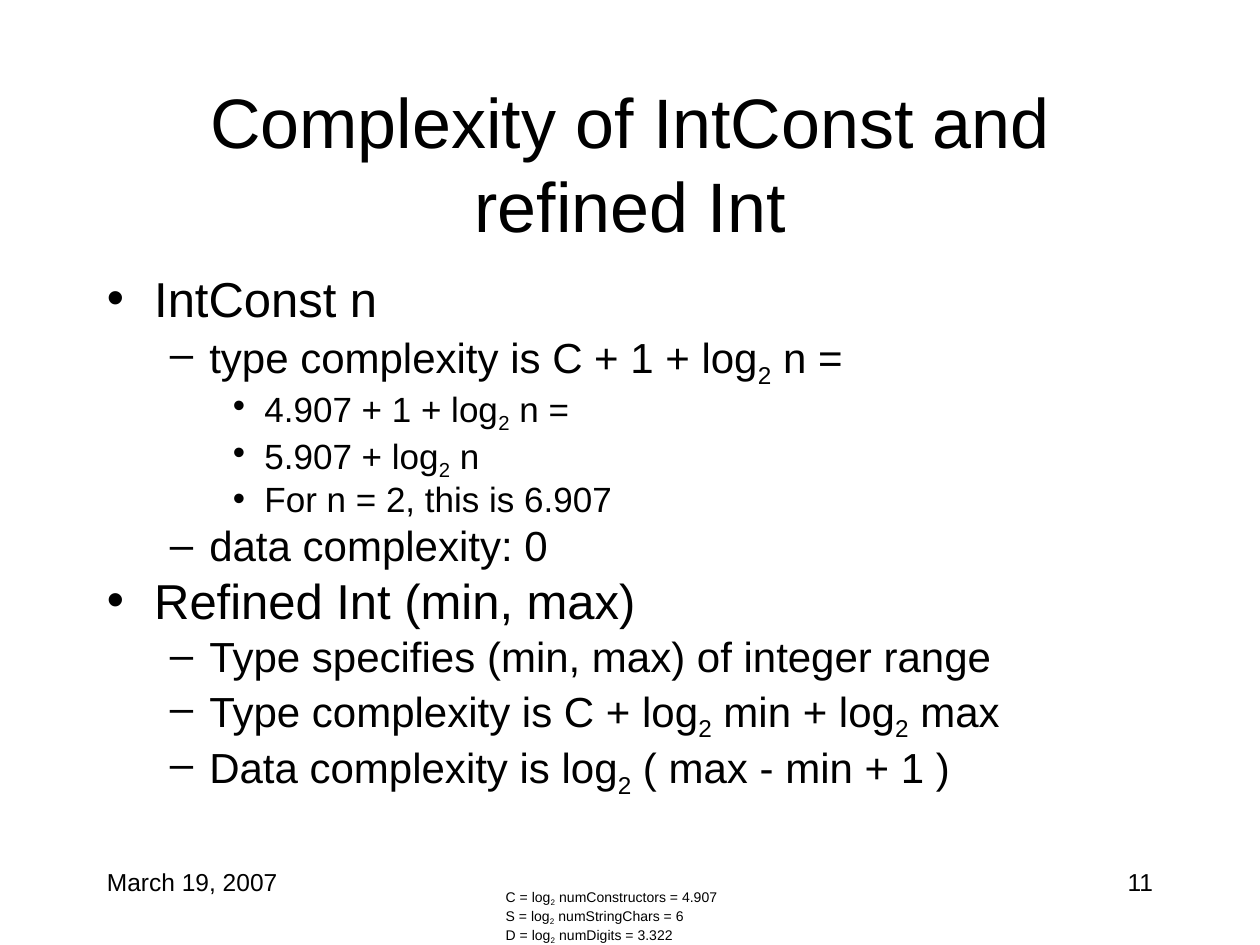
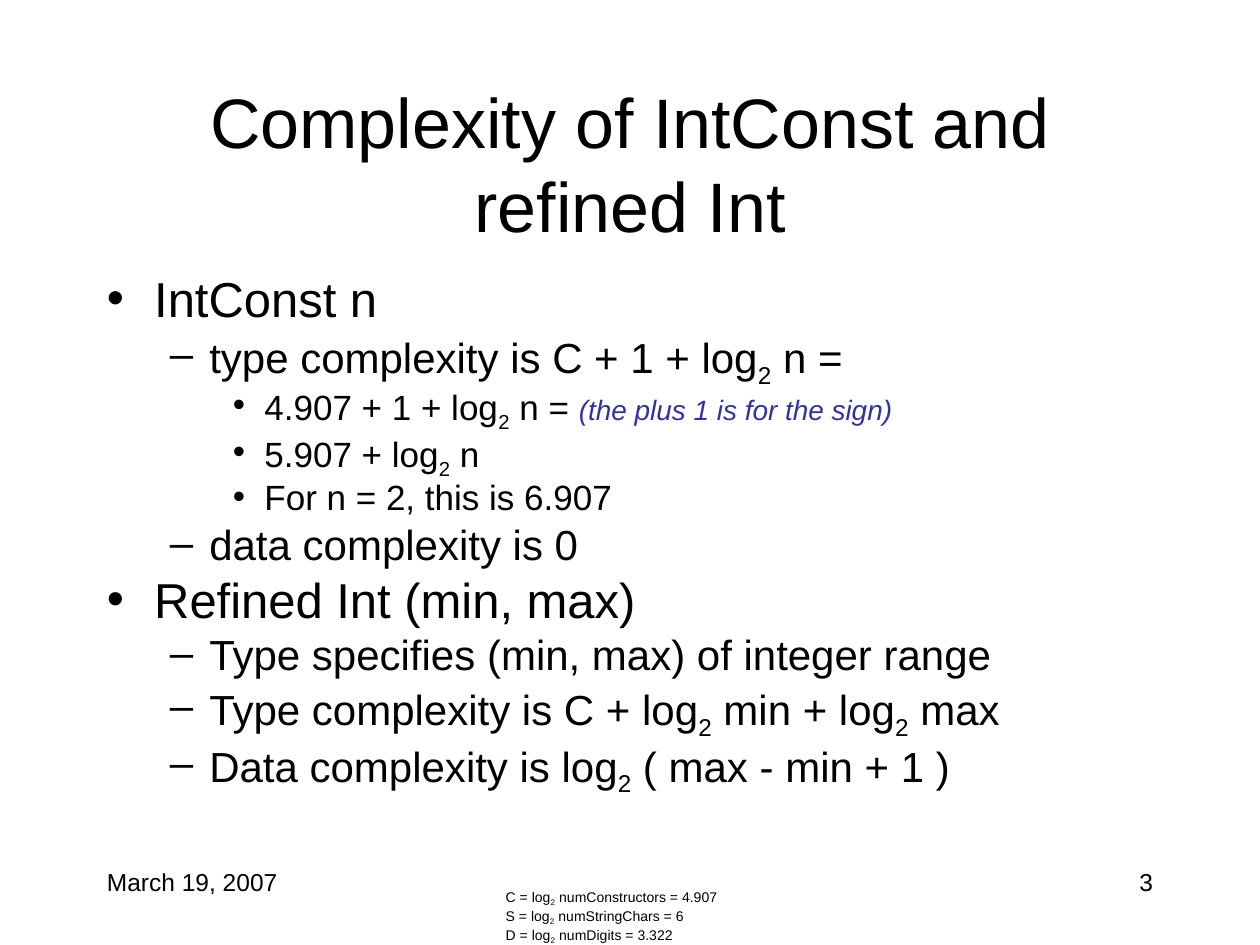
Before and after one commit to cornell-pl/forest, a slide deck: slide 3 of pads/documents/scoring/Comparisons.ppt (slide 11 before the commit). Drawn at 1260x945 pixels with LibreOffice and Linux fonts; fonts in the diff are those of the drawing. Boxes give left, top, right and bottom in pixels: in the first picture for what was removed or moved away, otherwise in the second. Text is boxed around its words. In the diff, an @@ line names an element or a change of style, - is before the commit and + after.

```diff
--- a/pads/documents/scoring/Comparisons.ppt
+++ b/pads/documents/scoring/Comparisons.ppt
@@ text at (x1=264, y1=395, x2=892, y2=425): text changed; size 20 to 16 pt; text colour #000000 to #333399; italic on @@
-    • 4.907 + 1 + log2 n =
+    • 4.907 + 1 + log2 n = (the plus 1 is for the sign)
@@ text at (x1=209, y1=529, x2=578, y2=568): text changed @@
-  – data complexity: 0
+  – data complexity is 0
@@ page number at (x1=1139, y1=874, x2=1153, y2=892): text changed @@
-11
+3
```
Also in this commit, not shown: 9 other slides changed, 1 slide added, 1 other file.
